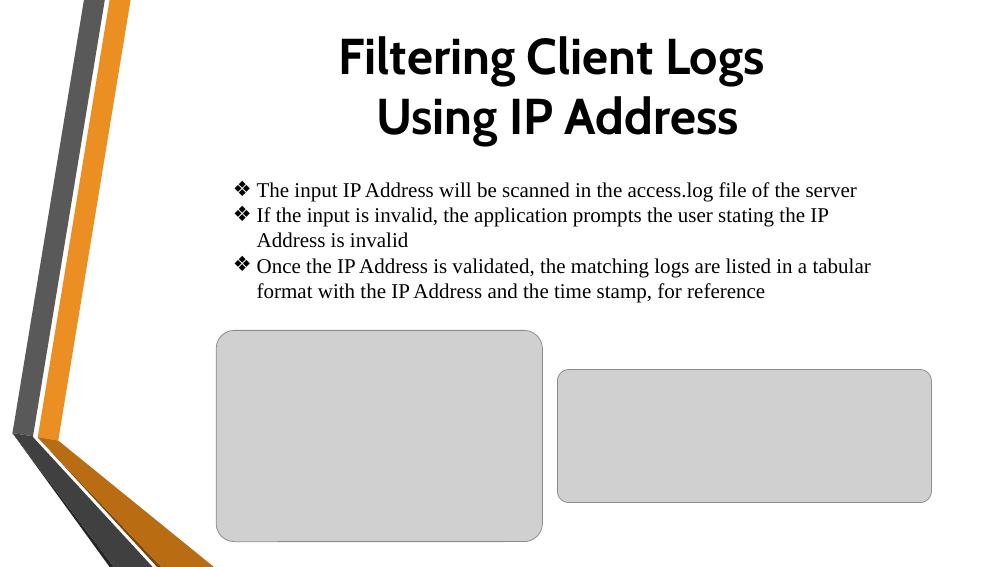
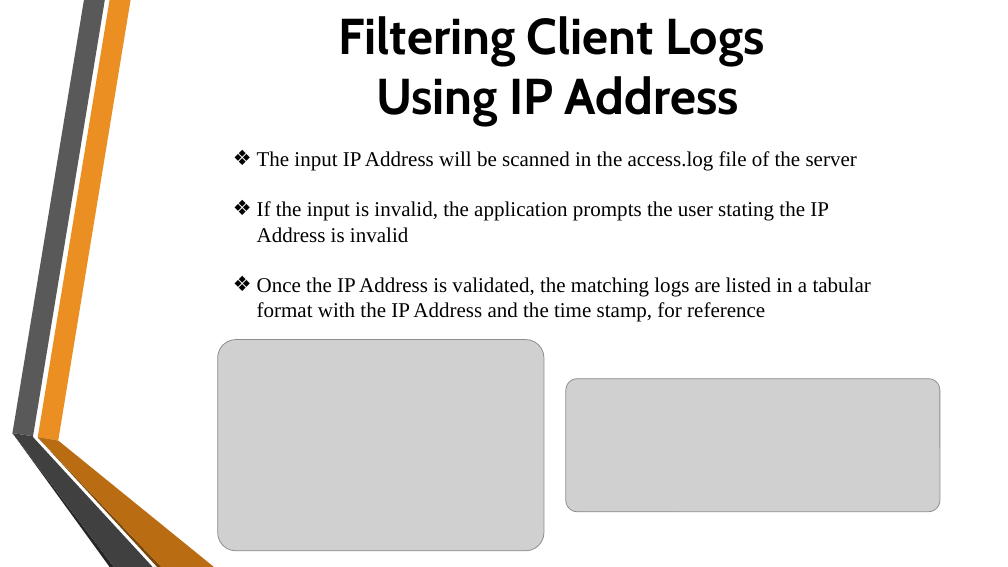
Before and after one commit to krithick14/EZ-ADMIN, a slide deck: slide 10 of Docs/Project.pptx. Drawn at 1008x567 pixels with LibreOffice and Linux fonts; fonts in the diff are those of the drawing; grey boxes stand for pictures; background and template pictures are left out. Boxes give left, top, right and bottom in pixels: in the first picture for what was removed or moved away, otherwise in the second. Text is boxed around its words. In the diff, an @@ line names an element or a change of style, - is before the commit and + after.

```diff
--- a/Docs/Project.pptx
+++ b/Docs/Project.pptx
@@ text "Filtering Client Logs": place and size @@
-text "Filtering Client Logs" at box(339, 36, 765, 145)
+text "Filtering Client Logs" at box(339, 16, 765, 125)
@@ text "The input IP Address will ..." rewrapped from box(257, 182, 871, 303) to box(257, 151, 871, 322) @@
@@ picture: place and size @@
-picture at box(216, 330, 543, 541)
+picture at box(218, 340, 544, 551)
@@ picture: place and size @@
-picture at box(557, 370, 932, 503)
+picture at box(566, 379, 940, 512)
```
Also in this commit, not shown: 10 other slides changed.
